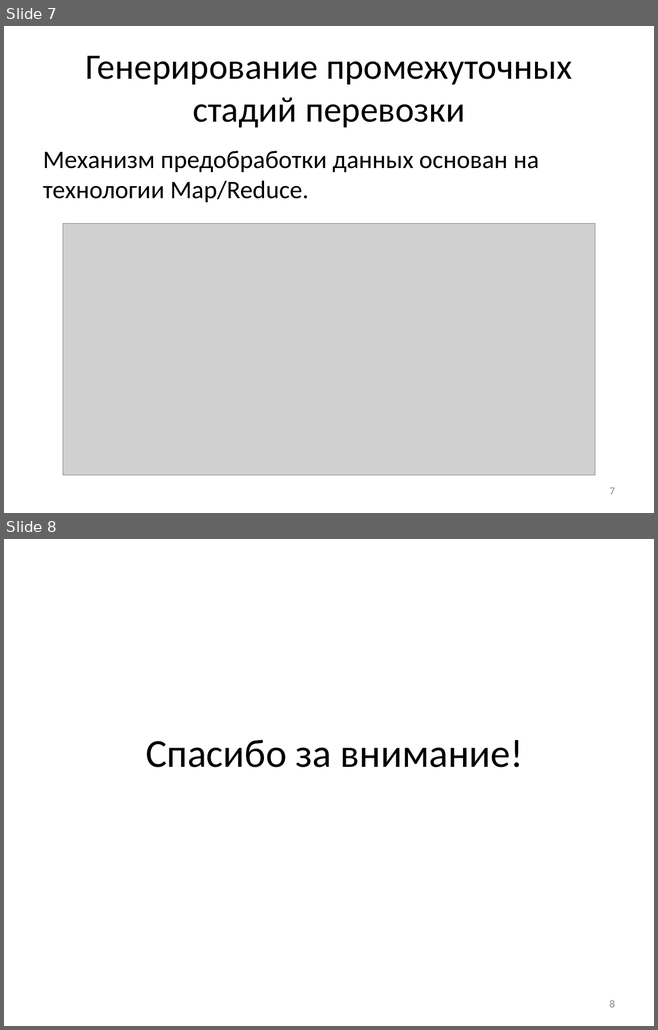
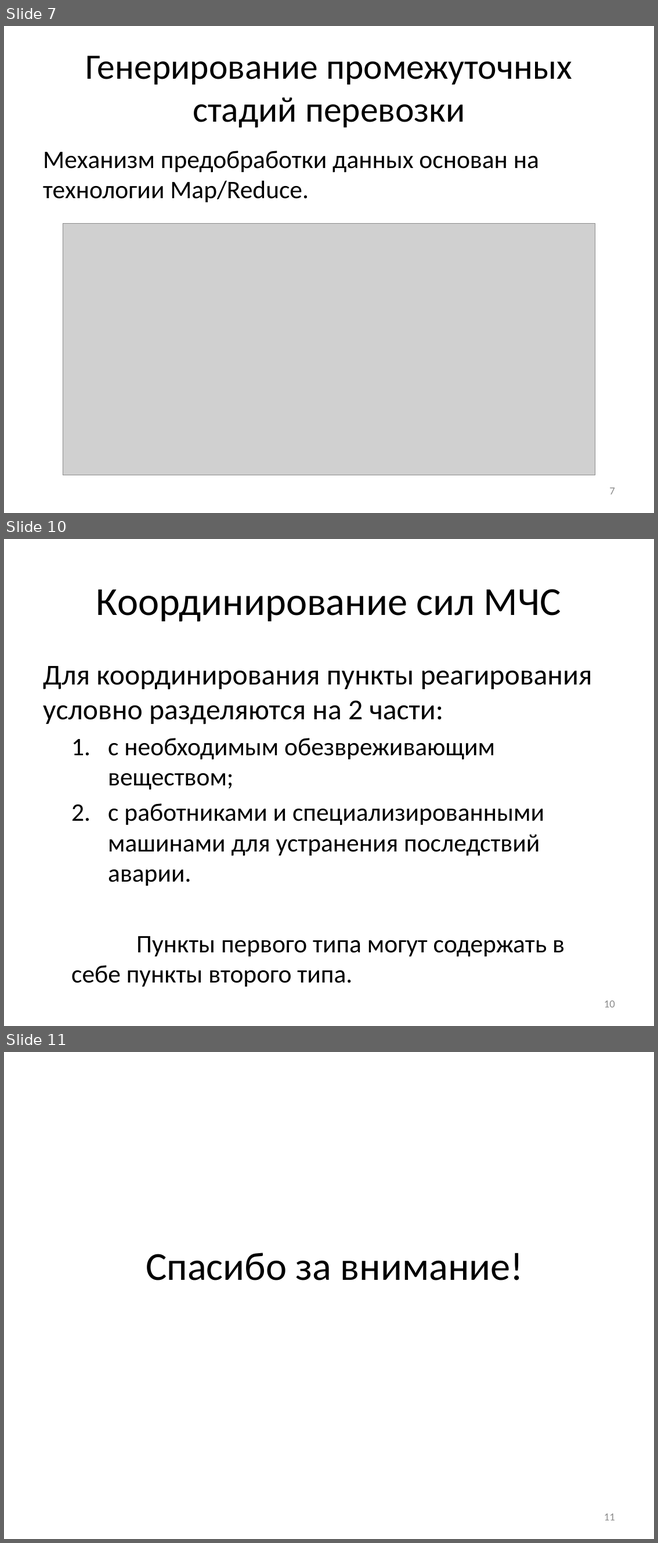
Before and after one commit to SanSanch5/BachelorDiplom, a slide deck: РПЗ/Презентация.pptx. Shown one above the other, each under a label of ours: slides 7 and 8 before the commit, slides 7, 10 and 11 after it; the slides between them are not shown. The pictures are 658x1030 and 658x1543 pixels, drawn with LibreOffice and Linux fonts; fonts in the diff are those of the drawing; grey boxes stand for pictures. Boxes give left, top, right and bottom in pixels: in the first picture for what was removed or moved away, otherwise in the second. Text is boxed around its words. In the diff, an @@ line names an element or a change of style, - is before the commit and + after.

```diff
--- a/РПЗ/Презентация.pptx
+++ b/РПЗ/Презентация.pptx
@@ slide 10 added at [4, 539, 654, 1026], background #FFFFFF @@
@@ title added at [96, 589, 561, 622], 44 pt, text #000000 @@
+Координирование сил МЧС
@@ text added at [43, 666, 592, 983], 28 pt, text #000000 @@
+Для координирования пункты реагирования условно разделяются на 2 части:
+  1. с необходимым обезвреживающим веществом;
+  2. с работниками и специализированными машинами для устранения последствий аварии.
+  Пункты первого типа могут содержать в себе пункты второго типа.
@@ page number added at [604, 1001, 615, 1008], 12 pt, text #8C8C8C @@
+10
@@ what was slide 8 is now slide 11 @@
@@ page number at [604, 1514, 615, 1521]: text changed @@
-8
+11
```
Also in this commit, not shown: 2 other slides added, 4 other files.
